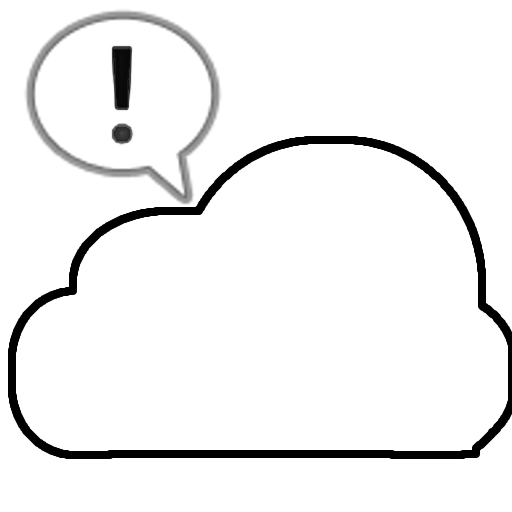
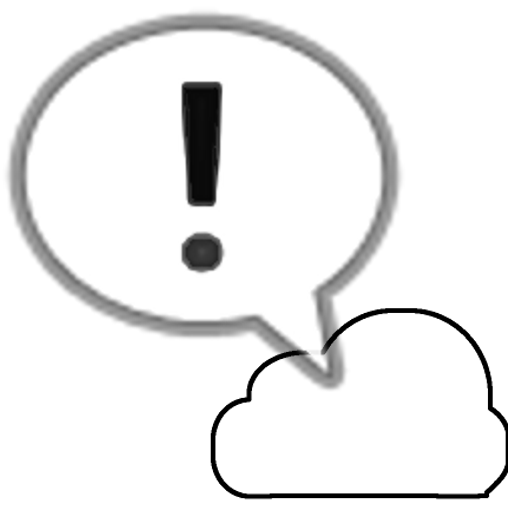
Layer changes from the first 512x512 image to the second:
painted on "Clipboard" over (x1=3, y1=8, x2=406, y2=392)
painted on "Layer" over (x1=8, y1=136, x2=512, y2=500)
